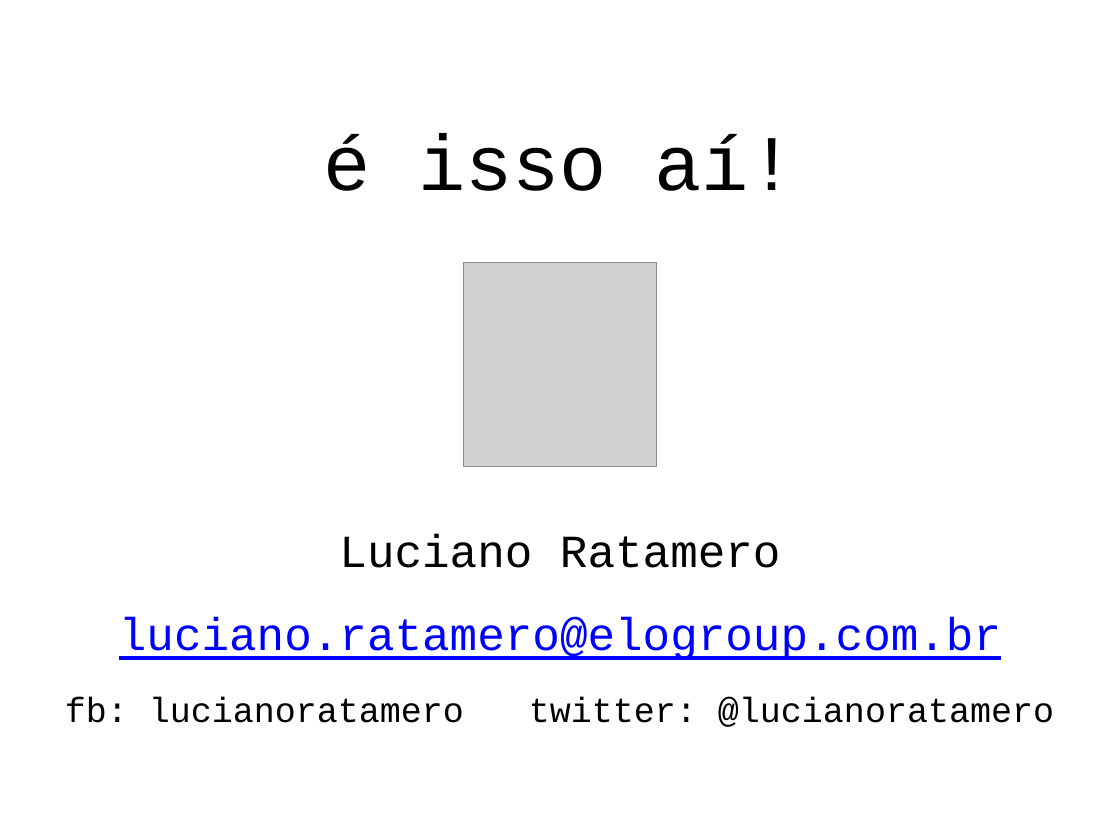
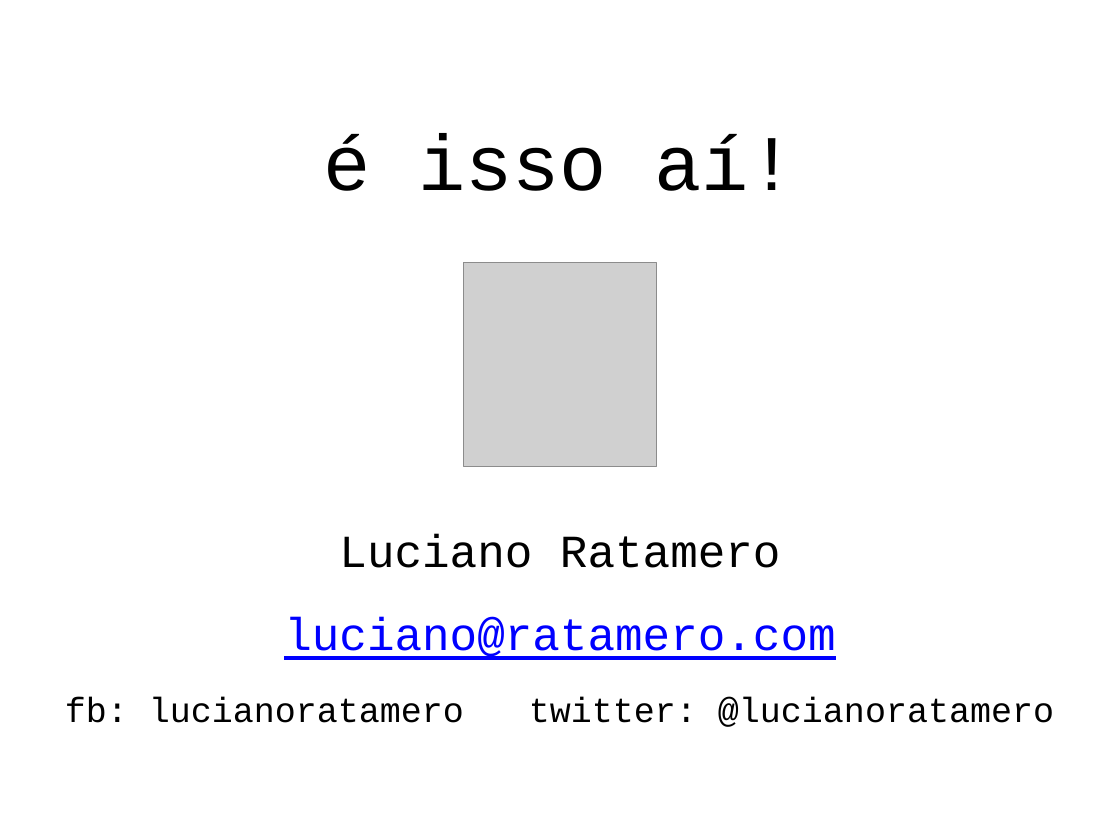
Before and after one commit to romulocollopy/segregated-dom-keynote, a slide deck: slide 16 of segregated dom v2.pptx. Drawn at 1120x840 pixels with LibreOffice and Linux fonts; fonts in the diff are those of the drawing; grey boxes stand for pictures. Boxes give left, top, right and bottom in pixels: in the first picture for what was removed or moved away, otherwise in the second. Text is boxed around its words. In the diff, an @@ line names an element or a change of style, - is before the commit and + after.

```diff
--- a/segregated dom v2.pptx
+++ b/segregated dom v2.pptx
@@ text at <box>284,618,835,660</box>: text changed @@
-luciano.ratamero@elogroup.com.br
+luciano@ratamero.com
```
Also in this commit, not shown: 1 other file.
